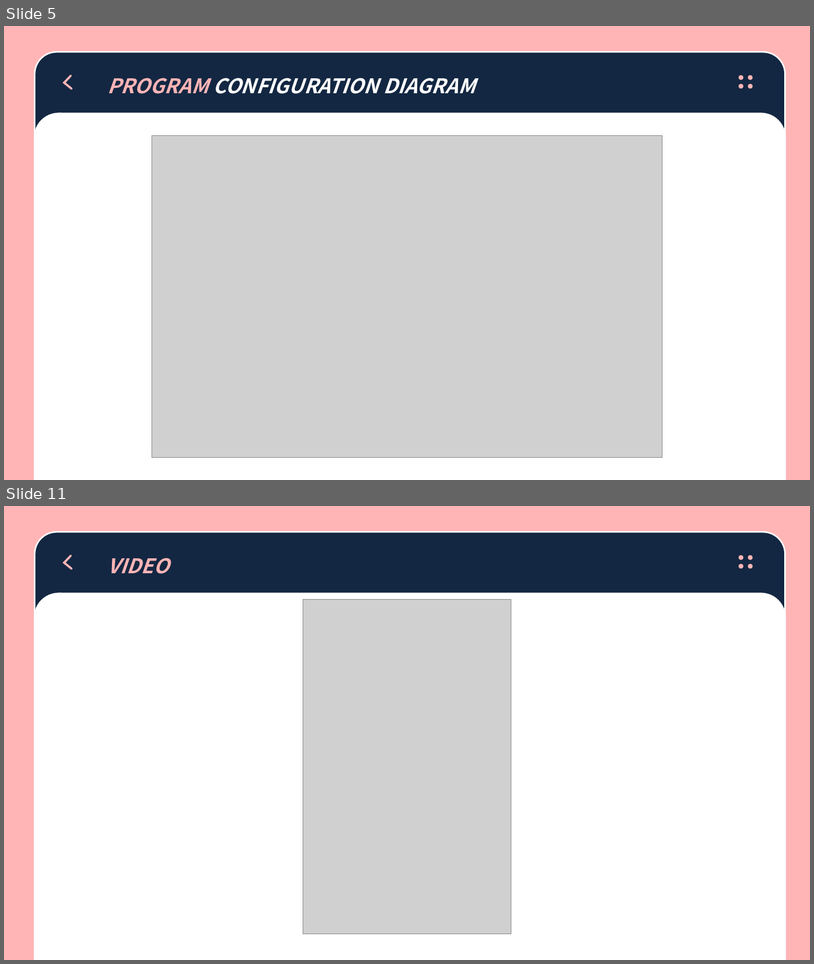
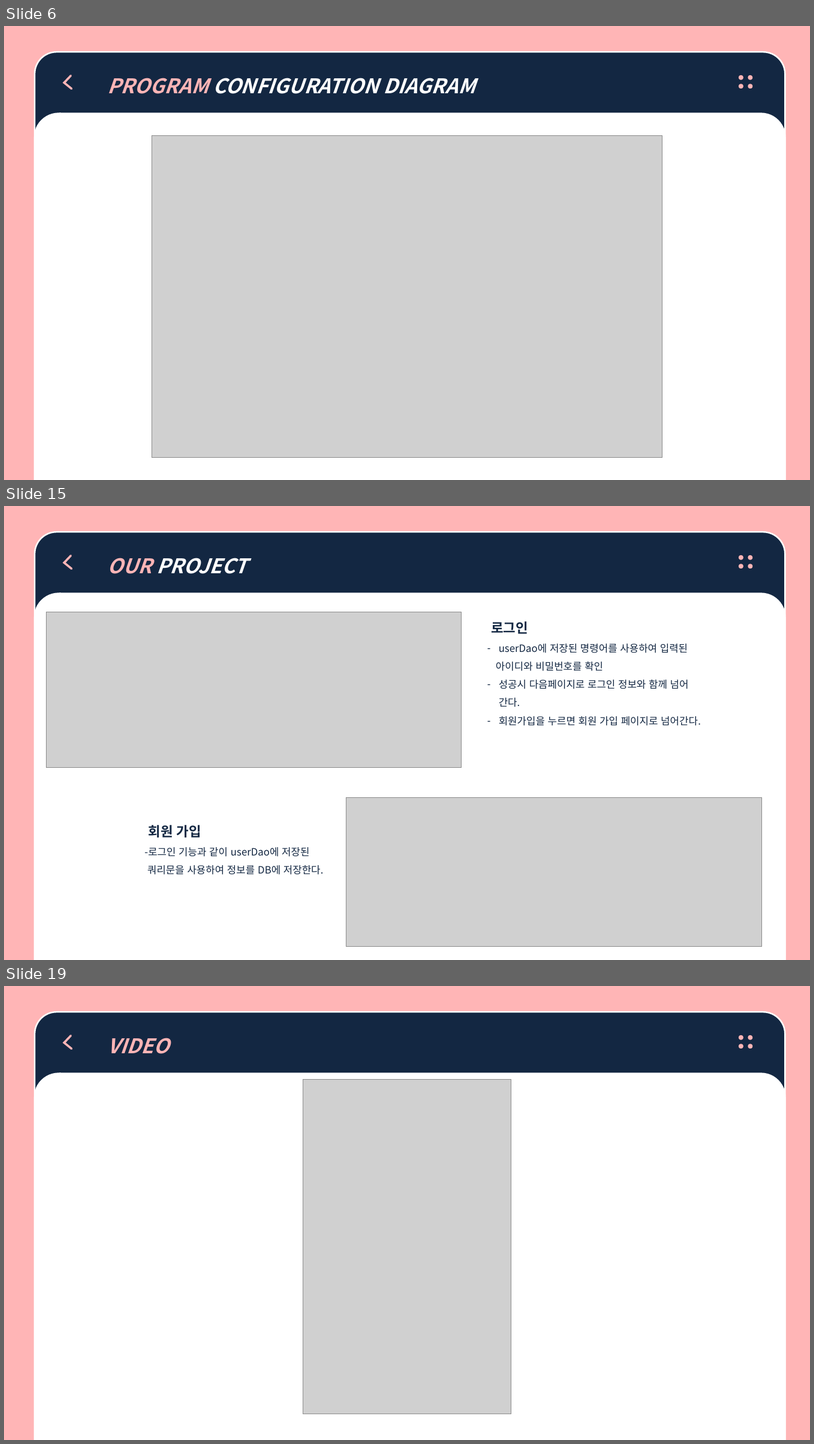
Before and after one commit to sunhyung2007/graduation_project, a slide deck: 뚜닥뚜닥_전프발표.pptx. Shown one above the other, each under a label of ours: slides 5 and 11 before the commit, slides 6, 15 and 19 after it; the slides between them are not shown. The pictures are 814x964 and 814x1444 pixels, drawn with LibreOffice and Linux fonts; fonts in the diff are those of the drawing; grey boxes stand for pictures. Boxes give left, top, right and bottom in pixels: in the first picture for what was removed or moved away, otherwise in the second. Text is boxed around its words. In the diff, an @@ line names an element or a change of style, - is before the commit and + after.

```diff
--- a/뚜닥뚜닥_전프발표.pptx
+++ b/뚜닥뚜닥_전프발표.pptx
@@ slide 15 added at [4, 506, 810, 960], background #FFB5B6 @@
@@ group added at [35, 532, 786, 960]: 4 ellipses, 2 round same rects, 1 freeform shape @@
+    OUR PROJECT
@@ picture added at [47, 612, 462, 768] @@
@@ text added at [491, 621, 701, 726], 12 pt, text #132742 @@
+로그인
+– userDao에 저장된 명령어를 사용하여 입력된
+아이디와 비밀번호를 확인
+– 성공시 다음페이지로 로그인 정보와 함께 넘어 간다.
+– 회원가입을 누르면 회원 가입 페이지로 넘어간다.
@@ picture added at [347, 797, 762, 946] @@
@@ text added at [144, 825, 324, 874], 12 pt, text #132742 @@
+회원 가입
+-로그인 기능과 같이 userDao에 저장된
+쿼리문을 사용하여 정보를 DB에 저장한다.
@@ what was slide 5 is now slide 6 @@
@@ what was slide 11 is now slide 19 @@
```
Also in this commit, not shown: 6 slides changed, 8 other slides added.
